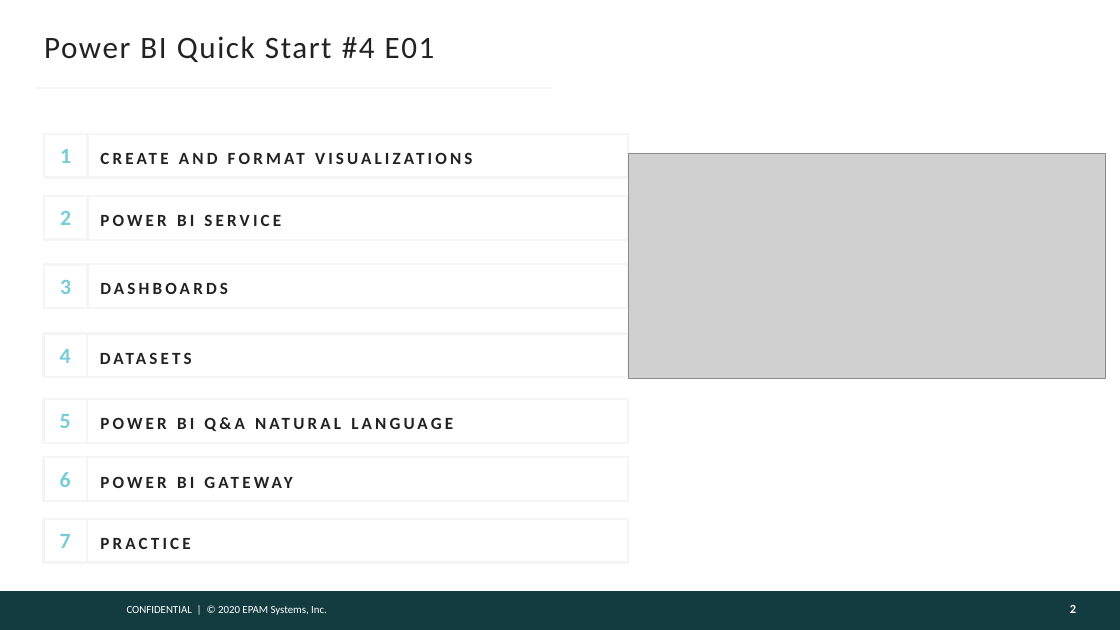
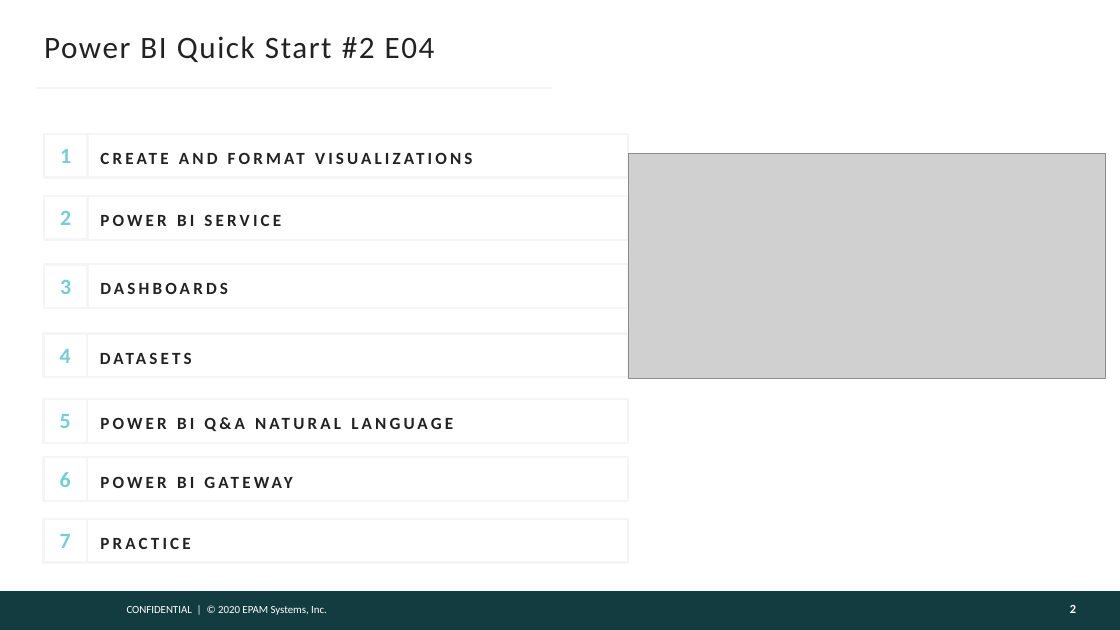
Before and after one commit to AndreyQC/MSBI.Lab, a slide deck: slide 2 of PowerBIQuickStart.E04/Power BI Quick Start2.E04.pptx. Drawn at 1120x630 pixels with LibreOffice and Linux fonts; fonts in the diff are those of the drawing; grey boxes stand for pictures; background and template pictures are left out. Boxes give left, top, right and bottom in pixels: in the first picture for what was removed or moved away, otherwise in the second. Text is boxed around its words. In the diff, an @@ line names an element or a change of style, - is before the commit and + after.

Commit message:
updated after lecture 4

```diff
--- a/PowerBIQuickStart.E04/Power BI Quick Start2.E04.pptx
+++ b/PowerBIQuickStart.E04/Power BI Quick Start2.E04.pptx
@@ title at box(44, 36, 435, 62): text changed @@
-Power BI Quick Start #4 E01
+Power BI Quick Start #2 E04
```
Also in this commit, not shown: 1 other file.
